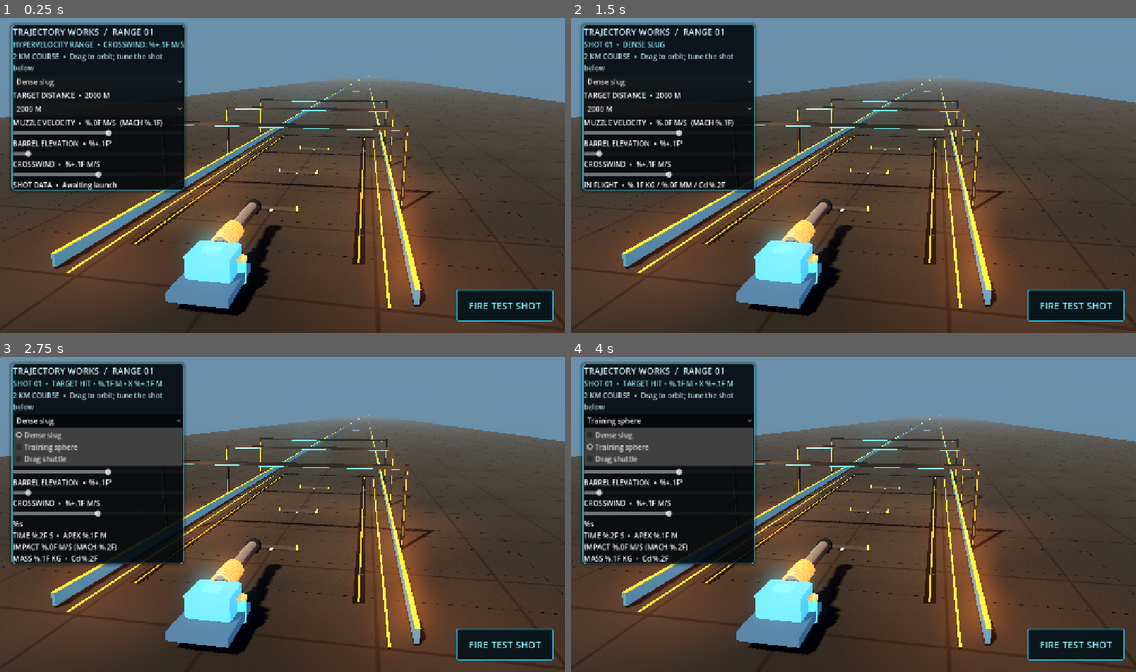
Above: before the commit, frames 1-4 (two rows, left to right).
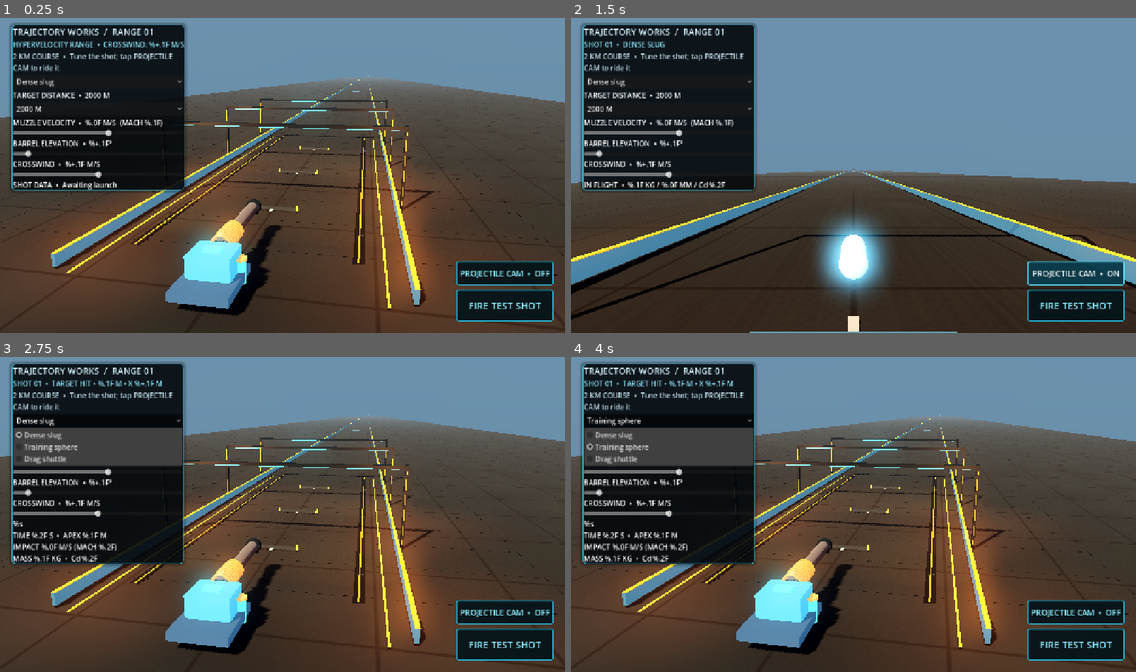
Above: after the commit, the same moments.

Repository: tpylman90-ctrl/Trajectory-Works
Game: Godot game, scene res://scenes/range.tscn
The game is run twice, just before and just after one commit, with the same random seed, the same clock (stepped at 60 frames per second) and the same inputs.
Inputs (mouse positions are in pixels of both pictures, inside the frame that each line leads up to):
- Up to frame 1 (0.25 s): no input
- Up to frame 2 (1.5 s): click "FIRE TEST SHOT" at 0.5 s; click (1073, 273) at 1.25 s, where only the run after the commit has a clickable "PROJECTILE CAM • OFF"
- Up to frame 3 (2.75 s): click "Dense slug" at 2 s
- Up to frame 4 (4 s): click "2000 M" at 2.75 s; click "Training sphere" at 3.5 s

The runs differ from the first frame. In frame 1, 1.7% of the frame differs, in the area x 2-98%, y 11-85%; in frame 2, 49%, in the area x 0-100%, y 11-100%; in frame 3, 1.7%; in frame 4, 1.7%.

Commit message:
Add projectile-follow camera view

Diff:
--- a/scripts/range.gd
+++ b/scripts/range.gd
@@ -24,6 +24,10 @@
 var target_distance_label: Label
 var active_target: Node3D
 var target_distance_m := 2000
+var projectile_camera_button: Button
+var projectile_camera_enabled := false
+var followed_projectile: RigidBody3D
+var last_projectile: RigidBody3D
 var speed_value_label: Label
 var elevation_value_label: Label
 var wind_value_label: Label
@@ -337,7 +341,7 @@
 	status_label.add_theme_color_override("font_color", Color(0.55, 0.88, 0.95))
 	stack.add_child(status_label)
 	var hint := Label.new()
-	hint.text = "2 KM COURSE  •  Drag to orbit; tune the shot below"
+	hint.text = "2 KM COURSE  •  Tune the shot; tap PROJECTILE CAM to ride it"
 	hint.autowrap_mode = TextServer.AUTOWRAP_WORD_SMART
 	hint.add_theme_color_override("font_color", Color(0.75, 0.86, 0.90))
 	stack.add_child(hint)
@@ -412,9 +416,50 @@
 	fire.add_theme_color_override("font_color", Color(0.55, 0.94, 1.0))
 	fire.pressed.connect(_fire_test_shot)
 	layer.add_child(fire)
+	projectile_camera_button = Button.new()
+	projectile_camera_button.text = "PROJECTILE CAM  •  OFF"
+	projectile_camera_button.custom_minimum_size = Vector2(220.0, 54.0)
+	projectile_camera_button.anchor_left = 1.0
+	projectile_camera_button.anchor_top = 1.0
+	projectile_camera_button.anchor_right = 1.0
+	projectile_camera_button.anchor_bottom = 1.0
+	projectile_camera_button.offset_left = -246.0
+	projectile_camera_button.offset_top = -162.0
+	projectile_camera_button.offset_right = -26.0
+	projectile_camera_button.offset_bottom = -108.0
+	projectile_camera_button.add_theme_font_size_override("font_size", 18)
+	projectile_camera_button.add_theme_stylebox_override("normal", button_normal)
+	projectile_camera_button.add_theme_stylebox_override("hover", button_hover)
+	projectile_camera_button.add_theme_color_override("font_color", Color(0.55, 0.94, 1.0))
+	projectile_camera_button.pressed.connect(_toggle_projectile_camera)
+	layer.add_child(projectile_camera_button)
 	_on_speed_changed(speed_slider.value)
 	_on_elevation_changed(elevation_slider.value)
 	_on_wind_changed(wind_slider.value)
+
+
+func _toggle_projectile_camera() -> void:
+	projectile_camera_enabled = not projectile_camera_enabled
+	if projectile_camera_enabled:
+		followed_projectile = last_projectile if is_instance_valid(last_projectile) else null
+		if is_instance_valid(followed_projectile):
+			_update_projectile_camera(followed_projectile)
+	else:
+		followed_projectile = null
+		_update_camera()
+	if is_instance_valid(projectile_camera_button):
+		projectile_camera_button.text = "PROJECTILE CAM  •  ON" if projectile_camera_enabled else "PROJECTILE CAM  •  OFF"
+
+
+func _update_projectile_camera(projectile: RigidBody3D) -> void:
+	if not is_instance_valid(projectile):
+		return
+	var velocity := projectile.linear_velocity
+	var forward := velocity.normalized() if velocity.length_squared() > 1.0 else -projectile.global_transform.basis.z.normalized()
+	var camera_up := Vector3.FORWARD if absf(forward.dot(Vector3.UP)) > 0.96 else Vector3.UP
+	camera.fov = 62.0
+	camera.global_position = projectile.global_position - forward * 1.8 + Vector3.UP * 0.58
+	camera.look_at(projectile.global_position + forward * 35.0, camera_up)
 
 
 func _on_target_distance_selected(index: int) -> void:
@@ -467,6 +512,7 @@
 
 
 func _update_camera() -> void:
+	camera.fov = 43.0
 	var horizontal := camera_distance * cos(camera_pitch)
 	camera.position = camera_focus + Vector3(sin(camera_yaw) * horizontal, sin(camera_pitch) * camera_distance, cos(camera_yaw) * horizontal)
 	camera.look_at(camera_focus, Vector3.UP)
@@ -543,6 +589,9 @@
 		projectile.global_position = barrel_pivot.to_global(Vector3(0.0, 0.0, muzzle_offset))
 		muzzle_forward = -barrel_pivot.global_transform.basis.z.normalized()
 	projectile.linear_velocity = muzzle_forward * speed_slider.value
+	last_projectile = projectile
+	if projectile_camera_enabled:
+		followed_projectile = projectile
 	projectile.set_meta("design", design)
 	projectile.set_meta("wind_x", wind_slider.value)
 	active_shots[projectile.get_instance_id()] = {"body": projectile, "number": shot_count, "time": 0.0, "max_height": projectile.global_position.y, "origin": projectile.global_position, "design": design}
@@ -586,6 +635,8 @@
 			projectile.apply_central_force(-relative_air_velocity.normalized() * drag)
 			if velocity.length() > 1.0:
 				projectile.look_at(projectile.global_position + velocity.normalized(), Vector3.UP)
+		if projectile == followed_projectile:
+			_update_projectile_camera(projectile)
 		shot.time = float(shot.time) + delta
 		shot.max_height = maxf(float(shot.max_height), projectile.global_position.y)
 		active_shots[shot_id] = shot
@@ -604,6 +655,8 @@
 	var impact_speed := projectile.linear_velocity.length()
 	analysis_label.text = "%s\nTIME %.2F S  •  APEX %.1F M\nIMPACT %.0F M/S (MACH %.2F)\nMASS %.1F KG  •  Cd %.2F" % [result, shot.time, shot.max_height, impact_speed, impact_speed / SEA_LEVEL_SOUND_SPEED, shot.design.mass, shot.design.cd]
 	active_shots.erase(shot_id)
+	if projectile == followed_projectile:
+		_toggle_projectile_camera()
 
 
 func _remove_projectile(projectile: RigidBody3D) -> void:
